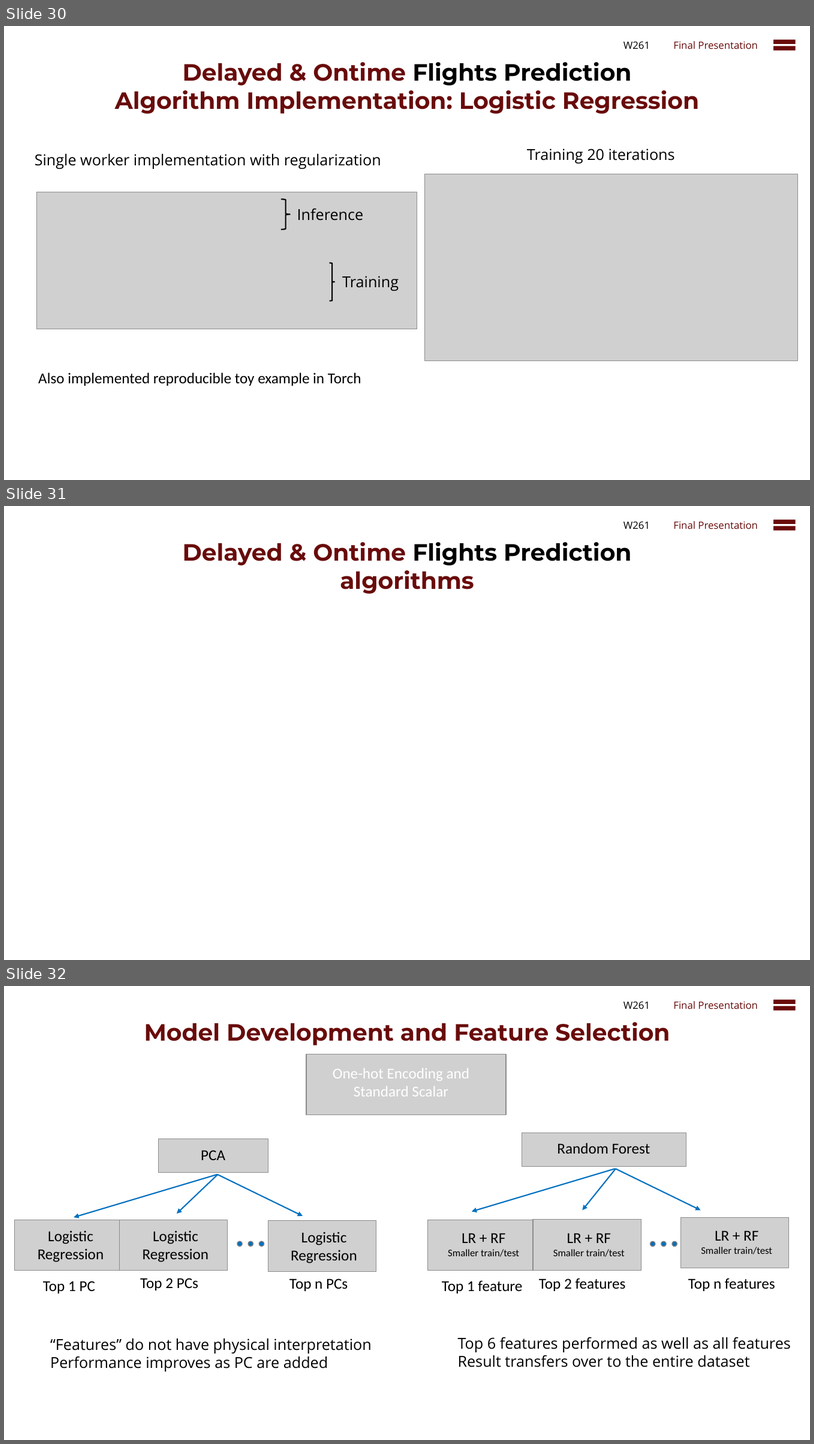
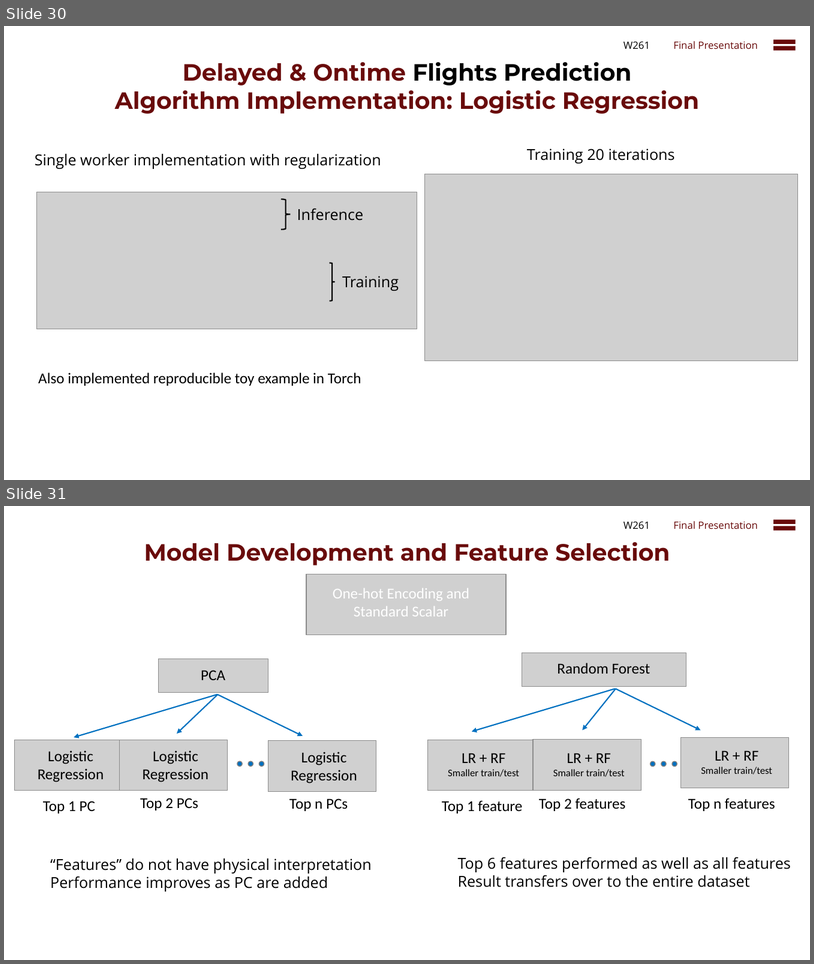
Before and after one commit to cbenge509/flightsontime, a slide deck: presentation/Delayed Flights Prediction - Final.pptx. Shown one above the other, each under a label of ours: slides 30, 31 and 32 before the commit, slides 30 and 31 after it. The pictures are 814x1444 and 814x964 pixels, drawn with LibreOffice and Linux fonts; fonts in the diff are those of the drawing; grey boxes stand for pictures. Boxes give left, top, right and bottom in pixels: in the first picture for what was removed or moved away, otherwise in the second. Text is boxed around its words. In the diff, an @@ line names an element or a change of style, - is before the commit and + after.

Commit message:
update ppt

```diff
--- a/presentation/Delayed Flights Prediction - Final.pptx
+++ b/presentation/Delayed Flights Prediction - Final.pptx
@@ slide 31 removed at bbox=[4, 506, 810, 960], background #FFFFFF @@
@@ text removed at bbox=[624, 522, 650, 529] @@
-W261
@@ text removed at bbox=[674, 521, 758, 529] @@
-Final Presentation
@@ math equal removed at bbox=[770, 516, 800, 534] @@
@@ text removed at bbox=[183, 542, 632, 594] @@
-Delayed & Ontime Flights Prediction
-algorithms
@@ what was slide 32 is now slide 31 @@
```
